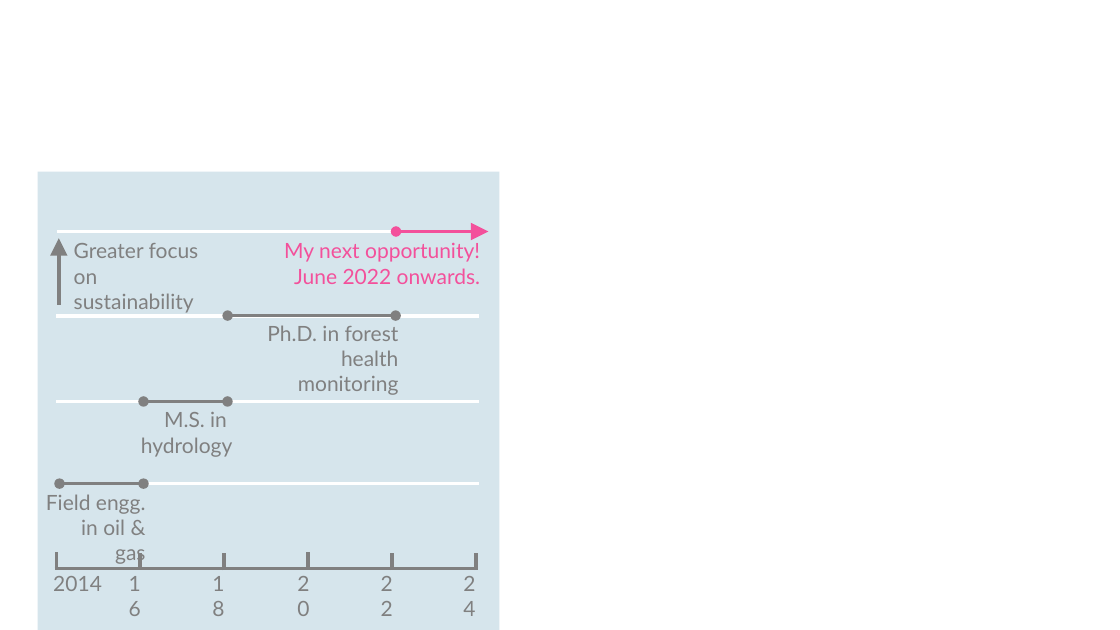
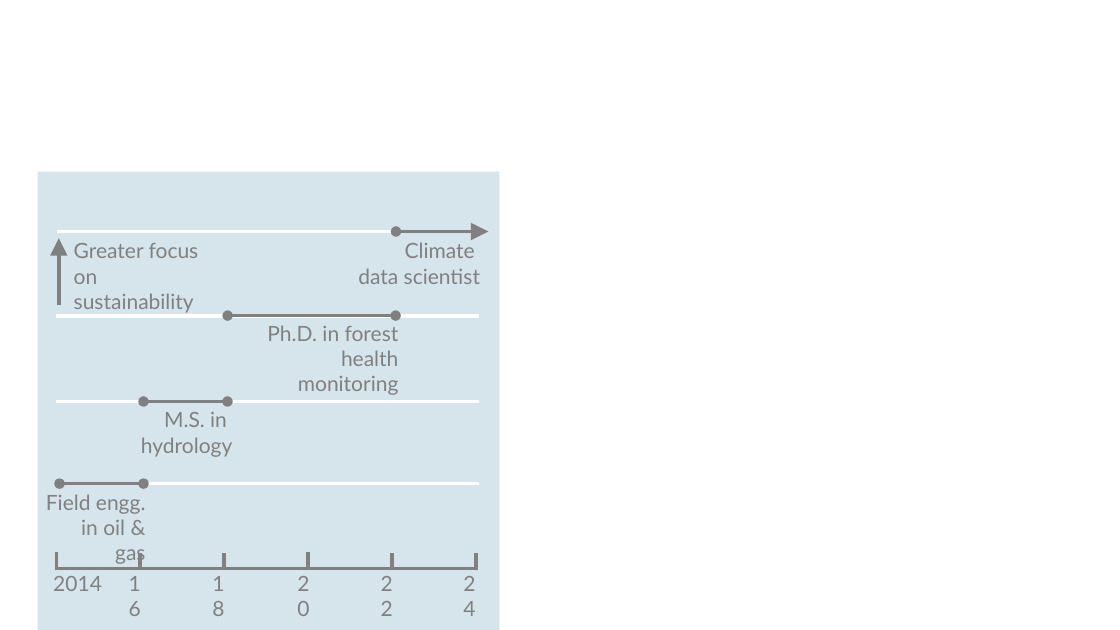
Before and after one commit to krishnakrao/krishnakrao.github.io, a slide deck: slide 3 of images/Presentation1.pptx. Drawn at 1120x630 pixels with LibreOffice and Linux fonts; fonts in the diff are those of the drawing. Boxes give left, top, right and bottom in pixels: in the first picture for what was removed or moved away, otherwise in the second. Text is boxed around its words. In the diff, an @@ line names an element or a change of style, - is before the commit and + after.

```diff
--- a/images/Presentation1.pptx
+++ b/images/Presentation1.pptx
@@ double arrow (396, 232) - (488, 232): stroke #F3509B 3 pt to #808080 3 pt @@
@@ text at box(358, 242, 480, 284): text changed; text colour #F3509B to #808080 @@
-My next opportunity!
-June 2022 onwards.
+Climate
+data scientist
```
Also in this commit, not shown: 3 other files.
